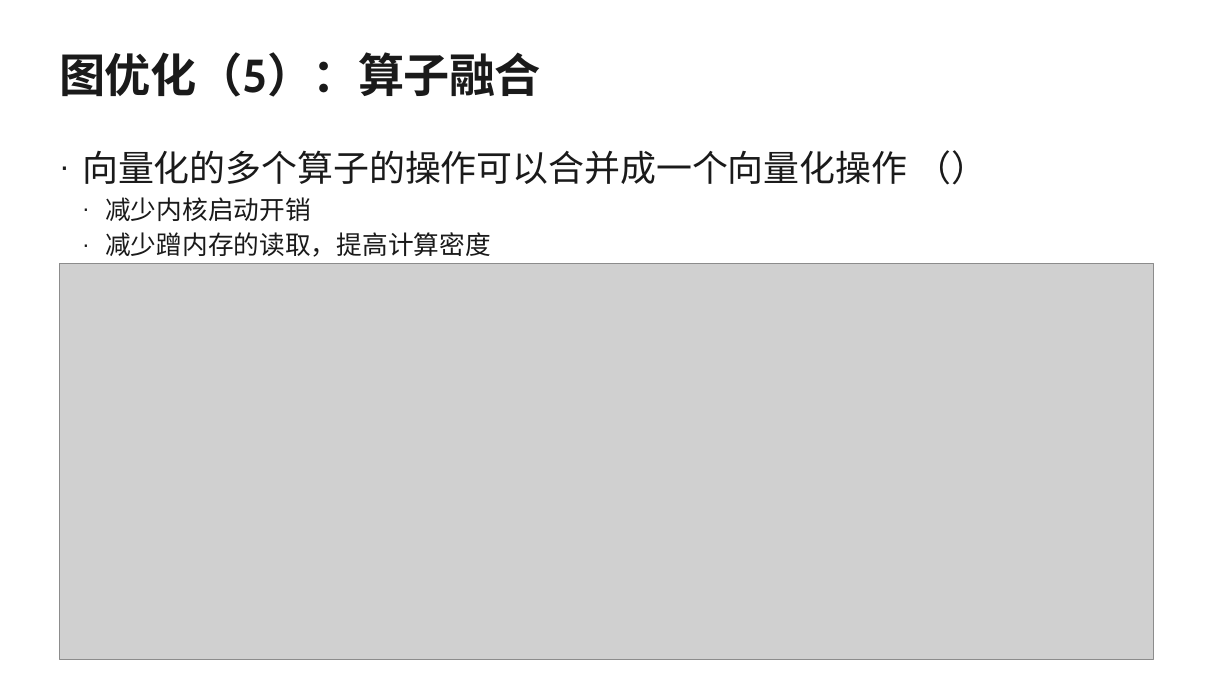
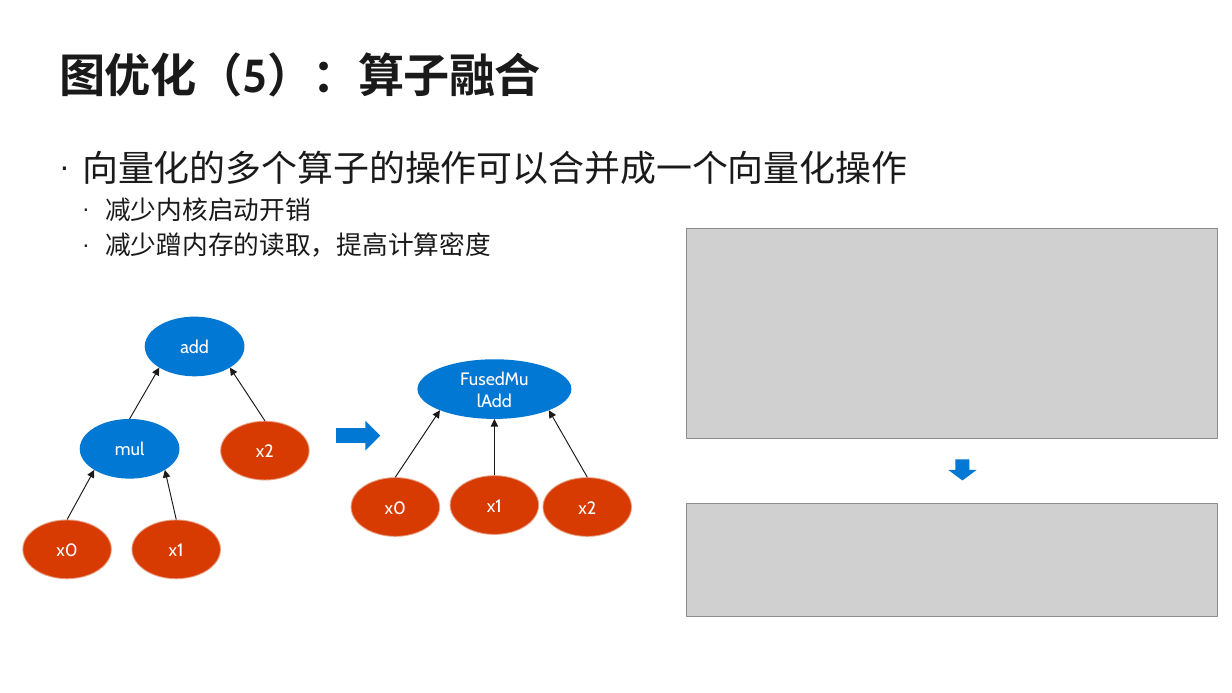
Before and after one commit to microsoft/AI-System, a slide deck: slide 15 of Lectures/AdvancedTopics/SystemforAI-9-Compilation and Optimization.ppsx (slide 14 before the commit). Drawn at 1232x693 pixels with LibreOffice and Linux fonts; fonts in the diff are those of the drawing; grey boxes stand for pictures; background and template pictures are left out. Boxes give left, top, right and bottom in pixels: in the first picture for what was removed or moved away, otherwise in the second. Text is boxed around its words. In the diff, an @@ line names an element or a change of style, - is before the commit and + after.

Commit message:
update slides and lab code (#18)
* update Lab2&Lab3

* Update setup.md

* update slides

```diff
--- a/Lectures/AdvancedTopics/SystemforAI-9-Compilation and Optimization.ppsx
+++ b/Lectures/AdvancedTopics/SystemforAI-9-Compilation and Optimization.ppsx
@@ picture added at [687, 228, 1217, 438] @@
@@ picture removed at [59, 263, 1154, 659] @@
@@ ellipse added at [145, 317, 245, 377], fill #0078D4, 14 pt, text #FFFFFF @@
+add
@@ arrow added from (129, 419) to (159, 368), #1A1A1A 0.75 pt @@
@@ arrow added from (265, 421) to (230, 368), #1A1A1A 0.75 pt @@
@@ ellipse added at [79, 419, 179, 479], fill #0078D4, 14 pt, text #FFFFFF @@
+mul
@@ ellipse added at [220, 421, 310, 481], fill #D73B01, outline #F9F9F9 1.35 pt, 14 pt, text #FFFFFF @@
+x2
@@ group added at [336, 360, 632, 537]: 4 ellipses, 3 arrows, 1 right arrow @@
+FusedMulAdd
+x0
+x1
+x2
@@ arrow added from (67, 519) to (94, 470), #1A1A1A 0.75 pt @@
@@ arrow added from (177, 519) to (165, 470), #1A1A1A 0.75 pt @@
@@ down arrow added at [948, 459, 977, 481], fill #0078D4 @@
@@ picture added at [687, 504, 1217, 616] @@
@@ ellipse added at [22, 519, 112, 579], fill #D73B01, outline #F9F9F9 1.35 pt, 14 pt, text #FFFFFF @@
+x0
@@ ellipse added at [131, 519, 221, 579], fill #D73B01, outline #F9F9F9 1.35 pt, 14 pt, text #FFFFFF @@
+x1
```
Also in this commit, not shown: 12 other slides changed, 17 slides added, 7 slides removed, 4 other files.
